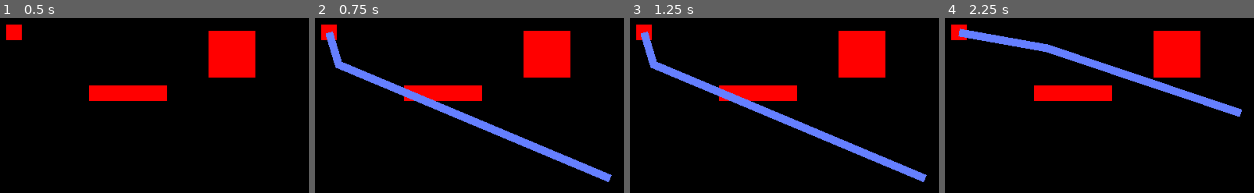
Above: before the commit, frames 1-4 (left to right).
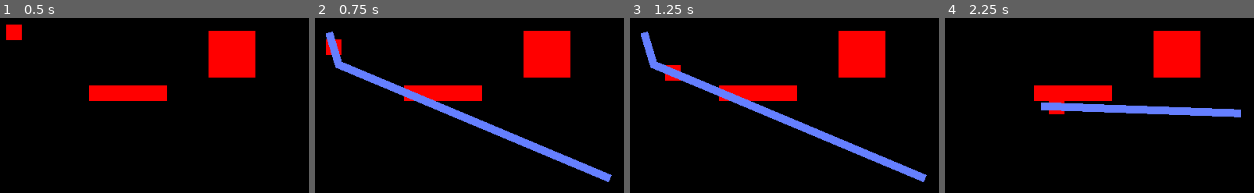
Above: after the commit, the same moments.

Repository: hsandt/bot-competition
Game: Godot game, scene res://Scenes/Arena.tscn
Same seed, same stepped clock (60 frames per second), same inputs: the game is played once before the commit and once after it.
Inputs (mouse positions are in pixels of both pictures, inside the frame that each line leads up to):
- Up to frame 1 (0.5 s): no input
- Up to frame 2 (0.75 s): tap Enter at 0.5 s; move the mouse to (outside the picture) at 0.52 s; press the mouse at (outside the picture) at 0.53 s; hold Right (ui_right) from 0.53 s (still down)
- Up to frame 3 (1.25 s): keep holding Right (ui_right)
- Up to frame 4 (2.25 s): tap Space at 1.25 s; move the mouse to (outside the picture) at 1.27 s; release Right (ui_right) at 1.28 s; release the mouse at (outside the picture) at 1.28 s; hold Down (ui_down) 1.28-2.03 s; click (outside the picture) at 1.35 s; tap Enter at 2 s; move the mouse to (outside the picture) at 2.02 s; press the mouse at (outside the picture) at 2.03 s; hold Right (ui_right) from 2.03 s (still down)

Frame 1 is identical in both runs. In frame 2, 0.6% of the frame differs, in the area x 1-9%, y 3-22%; in frame 3, 0.6%; in frame 4, 7.9%, in the area x 1-97%, y 3-58%.

Commit message:
[PATH] Character moves along navigation path on click

Diff:
--- a/Scenes/Arena.tscn
+++ b/Scenes/Arena.tscn
@@ -47,18 +47,13 @@
 __meta__ = {
 "_edit_group_": true
 }
-speed = 20.0
+speed = 100.0
 
 [node name="CollisionShape2D" type="CollisionShape2D" parent="Character"]
-shape = SubResource( 3 )
+shape = SubResource( 2 )
 
 [node name="Sprite" type="Sprite" parent="Character"]
 texture = ExtResource( 1 )
-
-[node name="Line2D" type="Line2D" parent="Character"]
-position = Vector2( -149.193, -111.794 )
-points = PoolVector2Array( -4.25176, -36.5185, 15.3859, -38.7147, 42.4985, -34.0783, 42.4985, 12.7738, 17.5397, 36.4439, -15.4009, 27.1711 )
-texture_mode = 91
 
 [node name="Navigation2D" type="Navigation2D" parent="." groups=[
 "navigation",
@@ -68,7 +63,12 @@
 
 [node name="NavigationPolygonInstance" type="NavigationPolygonInstance" parent="Navigation2D"]
 position = Vector2( 8.47839, 19.6681 )
-navpoly = SubResource( 4 )
+navpoly = SubResource( 3 )
+
+[node name="Line2D" type="Line2D" parent="Navigation2D"]
+position = Vector2( 0.000305176, 0.000499725 )
+points = PoolVector2Array( -4.25176, -36.5185, 15.3859, -38.7147, 42.4985, -34.0783, 42.4985, 12.7738, 17.5397, 36.4439, -15.4009, 27.1711 )
+texture_mode = 91
 
 [node name="TileMap" type="TileMap" parent="."]
 tile_set = ExtResource( 6 )
--- a/Scenes/Navigation2D.gd
+++ b/Scenes/Navigation2D.gd
@@ -5,7 +5,5 @@
 	# Initialization here
 	pass
 
-#func _process(delta):
-#	# Called every frame. Delta is time since last frame.
-#	# Update game logic here.
-#	pass
+func test():
+	pass
--- a/Scenes/Prefabs/Goal.tscn
+++ b/Scenes/Prefabs/Goal.tscn
@@ -3,7 +3,6 @@
 [ext_resource path="res://Graphics/Sprites/square_red.png" type="Texture" id=1]
 
 [sub_resource type="GDScript" id=1]
-
 script/source = "extends Node2D
 
 func _on_Area2D_body_entered(body):
@@ -11,45 +10,24 @@
 "
 
 [sub_resource type="RectangleShape2D" id=2]
+extents = Vector2( 30, 30 )
 
-custom_solver_bias = 0.0
-extents = Vector2( 30, 30 )
-_sections_unfolded = [ "Resource" ]
-
-[node name="Node2D" type="Node2D" index="0"]
-
+[node name="Node2D" type="Node2D"]
 script = SubResource( 1 )
-_sections_unfolded = [ "Transform" ]
 __meta__ = {
 "_edit_lock_": true
 }
 
-[node name="Area2D" type="Area2D" parent="." index="0"]
+[node name="Area2D" type="Area2D" parent="."]
 
-input_pickable = true
-gravity_vec = Vector2( 0, 1 )
-gravity = 98.0
-linear_damp = 0.1
-angular_damp = 1.0
-audio_bus_override = false
-audio_bus_name = "Master"
-_sections_unfolded = [ "Collision" ]
+[node name="CollisionShape2D" type="CollisionShape2D" parent="Area2D"]
+shape = SubResource( 2 )
 
-[node name="CollisionShape2D" type="CollisionShape2D" parent="Area2D" index="0"]
-
-shape = SubResource( 2 )
-_sections_unfolded = [ "Transform" ]
-
-[node name="Sprite" type="Sprite" parent="." index="1"]
-
+[node name="Sprite" type="Sprite" parent="."]
 scale = Vector2( 3, 3 )
 texture = ExtResource( 1 )
-_sections_unfolded = [ "Transform" ]
 
 [connection signal="body_entered" from="Area2D" to="." method="_on_Area2D_body_entered"]
-
 [connection signal="body_exited" from="Area2D" to="." method="_on_Area2D_body_exited"]
-
 [connection signal="renamed" from="Area2D/CollisionShape2D" to="." method="_on_CollisionShape2D_renamed"]
-
 [connection signal="tree_exited" from="Area2D/CollisionShape2D" to="Area2D/CollisionShape2D" method="_on_CollisionShape2D_tree_exited"]
--- a/Scenes/Result.tscn
+++ b/Scenes/Result.tscn
@@ -3,39 +3,20 @@
 [ext_resource path="res://Graphics/Fonts/MesloLGL-Regular.tres" type="DynamicFont" id=1]
 [ext_resource path="res://Scenes/Prefabs/AppManager.tscn" type="PackedScene" id=2]
 
-[node name="Node2D" type="Node2D" index="0"]
+[node name="Node2D" type="Node2D"]
 
-[node name="CanvasLayer" type="CanvasLayer" parent="." index="0"]
+[node name="CanvasLayer" type="CanvasLayer" parent="."]
 
-layer = 1
-offset = Vector2( 0, 0 )
-rotation = 0.0
-scale = Vector2( 1, 1 )
-transform = Transform2D( 1, 0, 0, 1, 0, 0 )
-
-[node name="Label" type="Label" parent="CanvasLayer" index="0"]
-
-anchor_left = 0.0
-anchor_top = 0.0
+[node name="Label" type="Label" parent="CanvasLayer"]
 anchor_right = 1.0
 anchor_bottom = 1.0
 margin_left = 100.0
 margin_top = 100.0
 margin_right = -100.0
 margin_bottom = -100.0
-rect_pivot_offset = Vector2( 0, 0 )
-rect_clip_content = false
-mouse_filter = 2
-mouse_default_cursor_shape = 0
-size_flags_horizontal = 1
-size_flags_vertical = 4
 custom_fonts/font = ExtResource( 1 )
 text = "RESULT"
 align = 1
 valign = 1
-percent_visible = 1.0
-lines_skipped = 0
-max_lines_visible = -1
-_sections_unfolded = [ "Anchor", "Focus", "Hint", "Margin", "Material", "Mouse", "Rect", "Theme", "custom_colors", "custom_fonts" ]
 
-[node name="AppManager" parent="." index="1" instance=ExtResource( 2 )]
+[node name="AppManager" parent="." instance=ExtResource( 2 )]
--- a/Scripts/Character.gd
+++ b/Scripts/Character.gd
@@ -1,35 +1,76 @@
 extends KinematicBody2D
 
 # Reference to common Navigation 2D for this level
-onready var navigation2D: Navigation2D = get_tree().get_nodes_in_group("navigation")[0]
+onready var navigation2D : Navigation2D = get_tree().get_nodes_in_group("navigation")[0]
 
 # Debug line showing the current path
-onready var line_2D : Line2D = $Line2D
+onready var line_2D : Line2D = navigation2D.get_node("Line2D")
 
 # Character speed
 export var speed = 2.0
 
 # Current navigation path
-var path = []
+var path : Array = []
+
+# Should the character move on the path now?
+var moving : = false
+
+# Current distance on path, from start to end point
+var current_distance : float = 0.0
 
 func _ready():
-	assert(line_2D != null)
+	# for some reason, adding node to root doesn't work,
+	# so I use a preconstructed Line2D under navigation2D
+#	line_2D = Line2D.new()
+#	get_tree().get_root().add_child(line_2D)
+	pass
 
 func _process(delta):
-	pass
+	if moving:
+		current_distance += speed * delta
+		# for now, direct motion (may go into walls!)
+		global_position = get_point_on_path(current_distance)
+
+func get_point_on_path(distance):
+	# first point
+	if distance <= 0:
+		return path[0]
+
+	for i in range(len(path) - 1):
+		var segment_length = path[i].distance_to(path[i + 1])
+		if distance <= segment_length:
+			# we are on segment [i, i+1]
+			return path[i].linear_interpolate(path[i + 1], distance / segment_length)
+		else:
+			# we must check the next segment with the remaining distance after this one
+			distance -= segment_length
+
+	# last point, stop moving
+	moving = false
+
+	var last_point = path[-1]
+	path.clear()
+	update_debug_line()
+
+	return last_point
 
 func _unhandled_input(event: InputEvent):
 	if event.is_action_pressed("set_move_target"):
+		# compute path to target (cursor) position
 		path = navigation2D.get_simple_path(global_position, event.global_position)
-		line_2D.points = path
-		print("path: " + str(path))
 
-		# path is relative, so in case this node is not at the origin, counter the offset
-		for i in range(path.size()):
-			line_2D.points[i] -= navigation2D.global_position
+		# reset current point index
+		moving = true
+		current_distance = 0.0
 
-		# make sure draw is called to update custom rendering besides the Line2D
-		update()
+		update_debug_line()
+
+func update_debug_line():
+	line_2D.points = path
+
+	# path is relative, so in case this node is not at the origin, counter the offset
+	for i in range(path.size()):
+		line_2D.points[i] -= navigation2D.global_position
 
 func _draw():
 	pass
Not shown: 1 places in Scenes/Arena.tscn that only renumber resources
